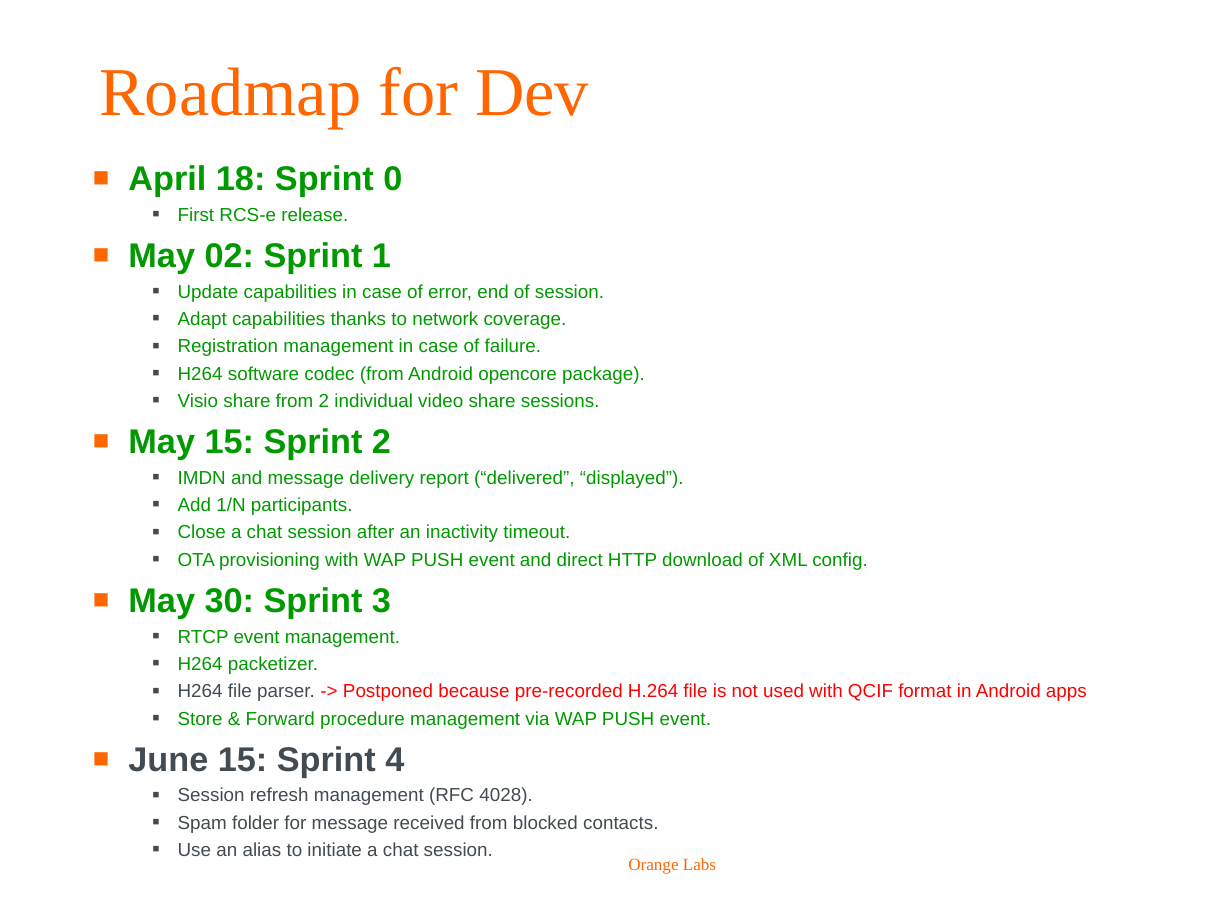
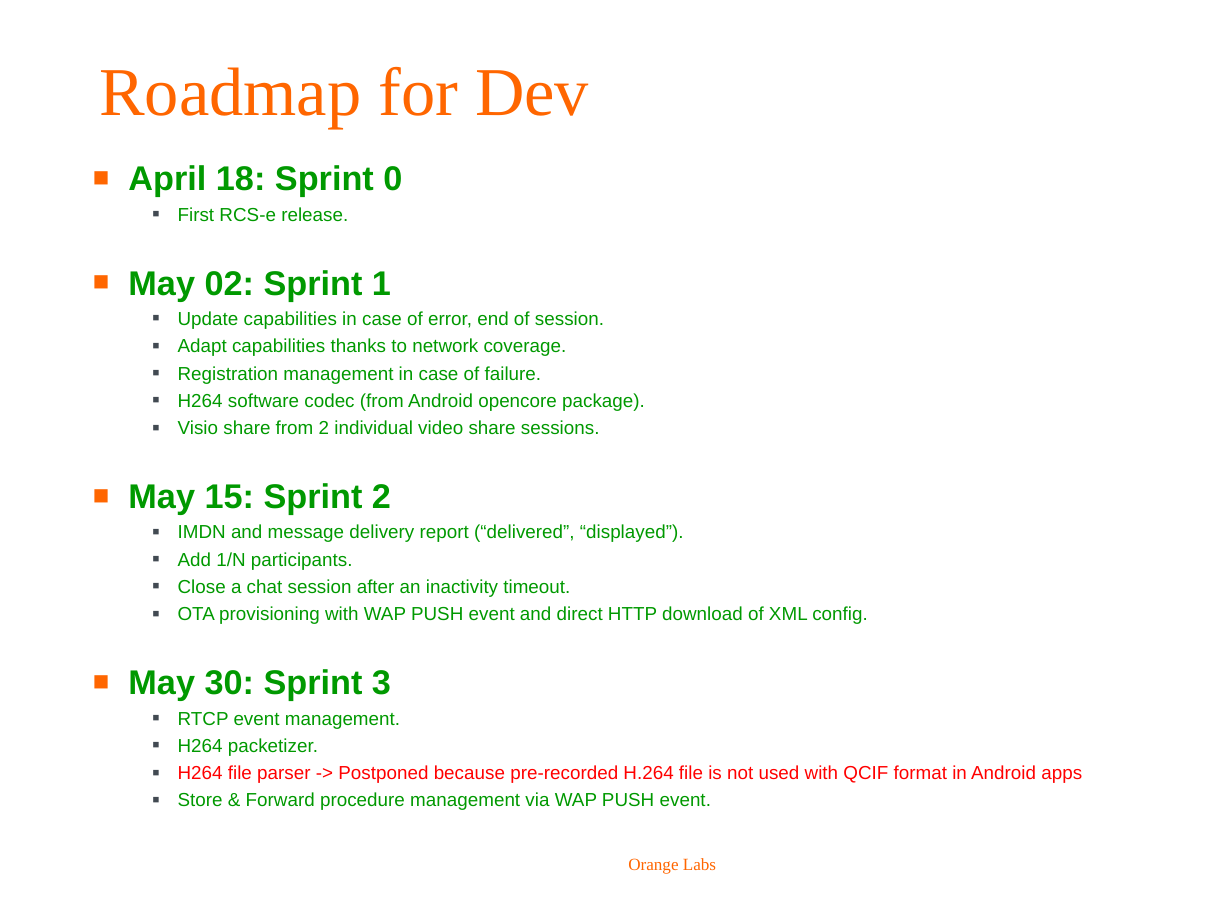
Before and after one commit to biddyweb/android-rcs-ims-stack, a slide deck: slide 12 of doc/roadmap/OrangeLabs_RCS-e_stack_roadmap.ppt. Drawn at 1232x924 pixels with LibreOffice and Linux fonts; fonts in the diff are those of the drawing; background and template pictures are left out. Boxes give left, top, right and bottom in pixels: in the first picture for what was removed or moved away, otherwise in the second. Text is boxed around its words. In the diff, an @@ line names an element or a change of style, - is before the commit and + after.

Commit message:
sprint 4

```diff
--- a/doc/roadmap/OrangeLabs_RCS-e_stack_roadmap.ppt
+++ b/doc/roadmap/OrangeLabs_RCS-e_stack_roadmap.ppt
@@ text at (128, 746, 658, 856): paragraphs removed @@
-■ June 15: Sprint 4
-  ■ Session refresh management (RFC 4028).
-  ■ Spam folder for message received from blocked contacts.
-  ■ Use an alias to initiate a chat session.
@@ text at (178, 765, 1082, 783): text changed @@
-  ■ H264 file parser. -> Postponed because pre-recorded H.264 file is not used with QCIF format in Android apps
+  ■ H264 file parser -> Postponed because pre-recorded H.264 file is not used with QCIF format in Android apps
```
Also in this commit, not shown: 7 other slides changed, 3 slides added, 1 slide removed, 1 other file.
